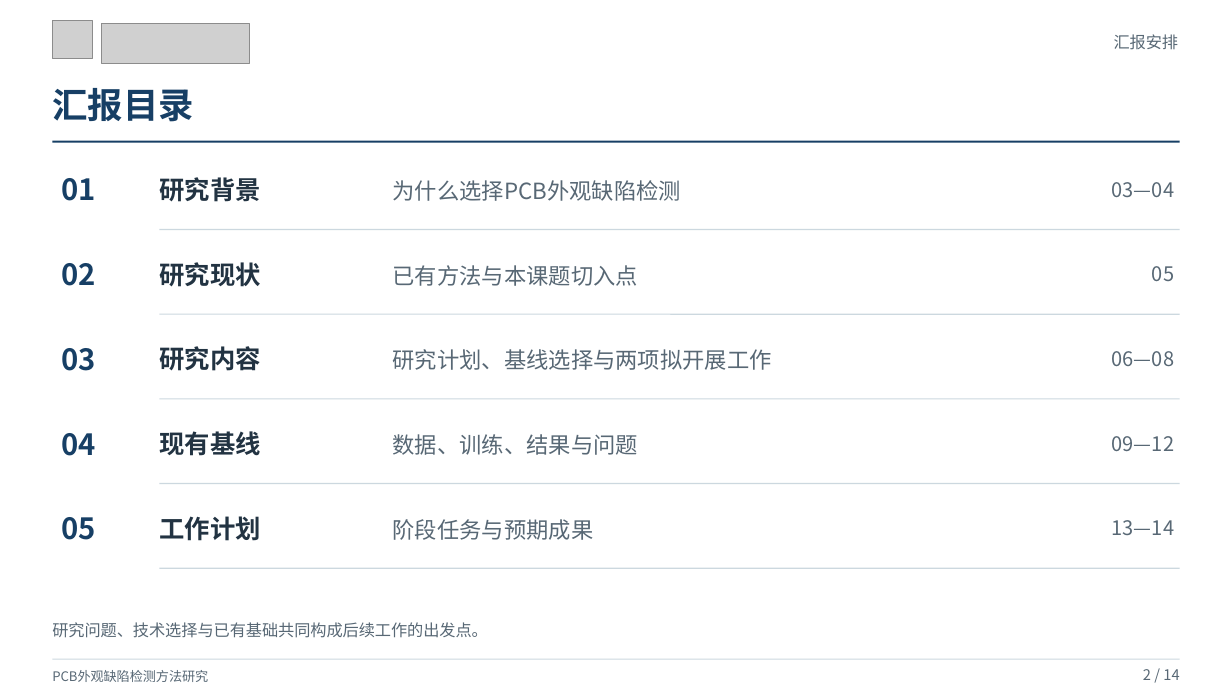
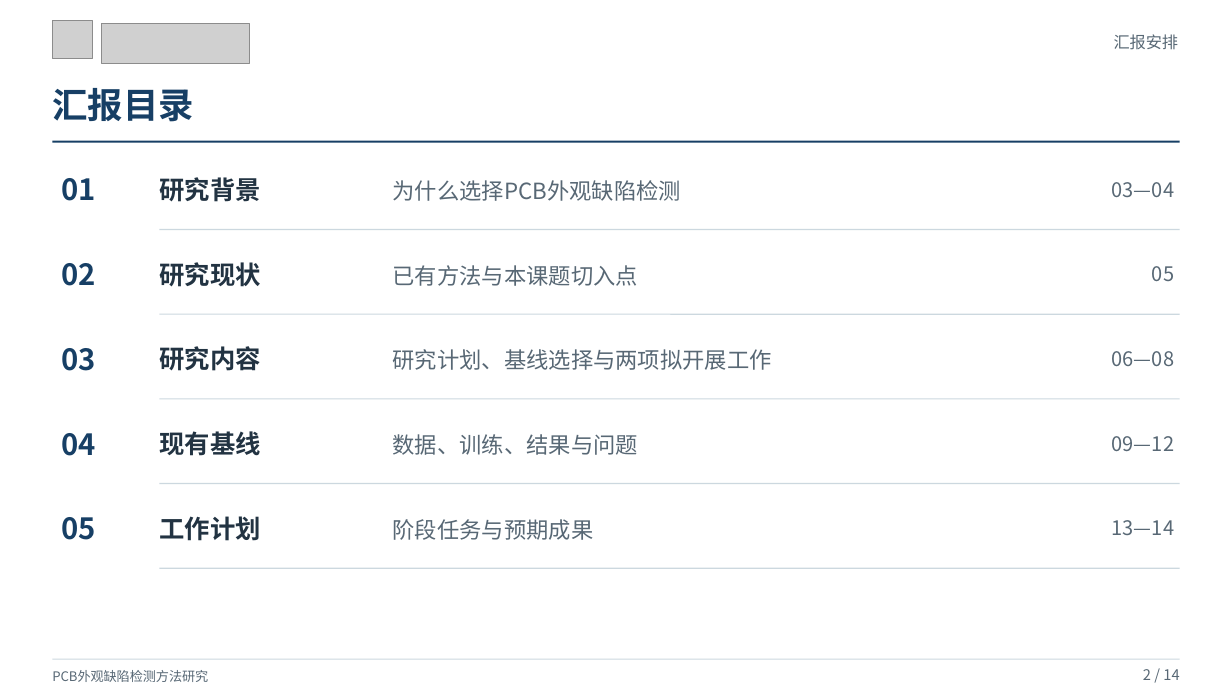
Before and after one commit to lrw-666/AI_Try, a slide deck: slide 2 of docs/presentations/pcb-thesis-proposal/pcb-thesis-proposal-optimized-20261118.pptx. Drawn at 1232x693 pixels with LibreOffice and Linux fonts; fonts in the diff are those of the drawing; grey boxes stand for pictures. Boxes give left, top, right and bottom in pixels: in the first picture for what was removed or moved away, otherwise in the second. Text is boxed around its words. In the diff, an @@ line names an element or a change of style, - is before the commit and + after.

```diff
--- a/docs/presentations/pcb-thesis-proposal/pcb-thesis-proposal-optimized-20261118.pptx
+++ b/docs/presentations/pcb-thesis-proposal/pcb-thesis-proposal-optimized-20261118.pptx
@@ text removed at (52, 622, 488, 638) @@
-研究问题、技术选择与已有基础共同构成后续工作的出发点。
```
Also in this commit, not shown: 13 other slides changed, 2 other files.
